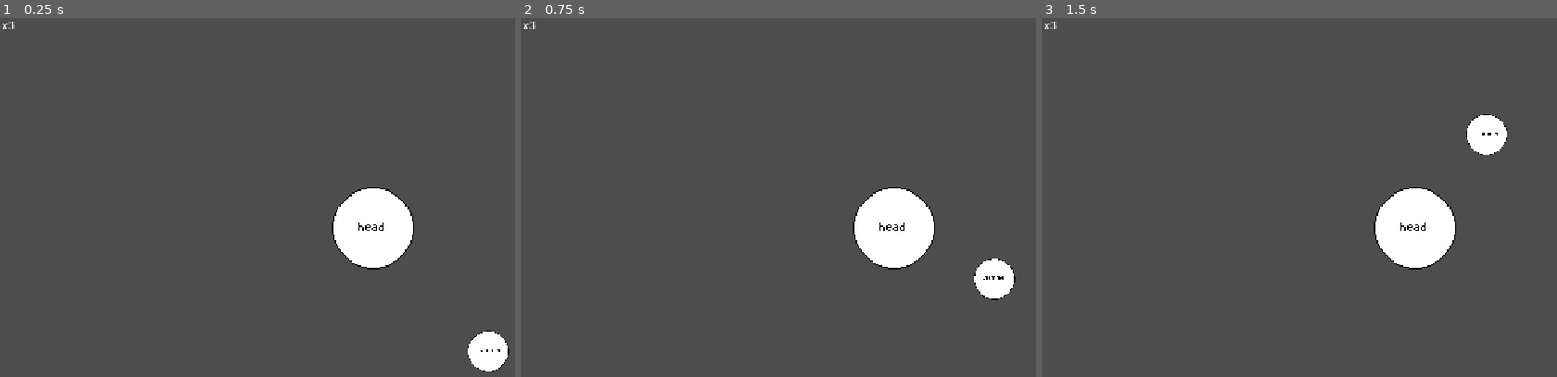
Above: before the commit, frames 1-3 (left to right).
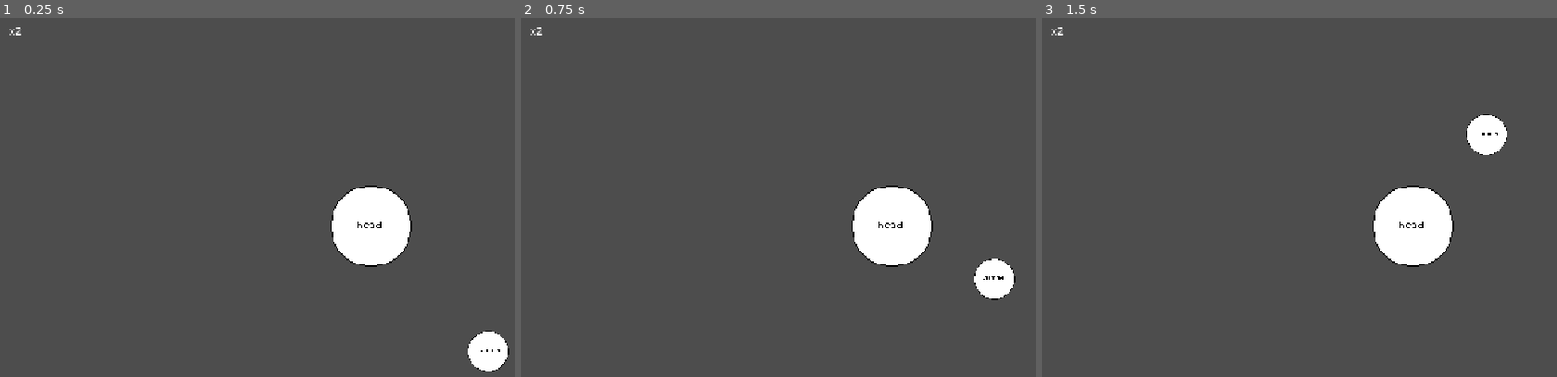
Above: after the commit, the same moments.

Repository: arg-nld/prototype-pogos
Game: Godot game, scene res://Scenes/game.tscn
Two runs of this game, one before a commit and one after it. Both use one fixed random seed, a clock stepped at 60 frames per second and the inputs below. Before the commit the project has no main scene; this scene is started directly in both runs.
Inputs (mouse positions are in pixels of both pictures, inside the frame that each line leads up to):
- Up to frame 1 (0.25 s): no input
- Up to frame 2 (0.75 s): tap Enter at 0.5 s; drag from (1010, 351) to (963, 132) at 0.52 s
- Up to frame 3 (1.5 s): tap Space at 1.25 s; drag from (1263, 247) to (1484, 132) at 1.27 s

The runs differ from the first frame. In frame 1, 0.5% of the frame differs, in the area x 0-81%, y 1-71%; in frame 2, 0.5%; in frame 3, 0.5%.

Commit message:
Igi Bonifacio

Diff:
--- a/Scenes/game.tscn
+++ b/Scenes/game.tscn
@@ -7,6 +7,9 @@
 
 [sub_resource type="RectangleShape2D" id="RectangleShape2D_3owqy"]
 size = Vector2(1152, 650)
+
+[sub_resource type="CircleShape2D" id="CircleShape2D_3owqy"]
+radius = 64.03124
 
 [node name="Game" type="Node2D" unique_id=595261992]
 script = ExtResource("1_ebmjs")
@@ -18,19 +21,26 @@
 shape = SubResource("RectangleShape2D_3owqy")
 
 [node name="Stack" type="Node2D" parent="." unique_id=904475131]
+position = Vector2(579, 325)
 script = ExtResource("2_qxrlw")
 
 [node name="Top Pog" type="Sprite2D" parent="Stack" unique_id=325460625]
-position = Vector2(582, 328)
 scale = Vector2(2, 2)
 texture = ExtResource("3_wrm1d")
 
 [node name="Count" type="Label" parent="Stack" unique_id=2121310578]
-offset_right = 28.0
-offset_bottom = 23.0
+offset_left = -568.0
+offset_top = -316.0
+offset_right = -540.0
+offset_bottom = -293.0
 text = "x20"
 horizontal_alignment = 1
 vertical_alignment = 1
+
+[node name="Area2D" type="Area2D" parent="Stack" unique_id=1877711563]
+
+[node name="CollisionShape2D" type="CollisionShape2D" parent="Stack/Area2D" unique_id=880932706]
+shape = SubResource("CircleShape2D_3owqy")
 
 [node name="Pogs" type="Node2D" parent="." unique_id=484404958]
 
@@ -41,3 +51,5 @@
 position = Vector2(578, 325)
 
 [node name="UI" type="CanvasLayer" parent="." unique_id=1386052376]
+
+[connection signal="area_entered" from="Stack/Area2D" to="Stack" method="_on_area_2d_area_entered"]
--- a/Scenes/pog.tscn
+++ b/Scenes/pog.tscn
@@ -8,6 +8,8 @@
 radius = 63.07139
 
 [node name="Pog" type="RigidBody2D" unique_id=30895922]
+linear_damp = 4.0
+angular_damp = 5.0
 script = ExtResource("1_nidgl")
 
 [node name="Front" type="Sprite2D" parent="." unique_id=2046179558]
--- a/Scenes/slammer.tscn
+++ b/Scenes/slammer.tscn
@@ -3,25 +3,19 @@
 [ext_resource type="Script" uid="uid://dk8u2g4vb5tp5" path="res://Scripts/slammer.gd" id="1_bgsty"]
 [ext_resource type="Texture2D" uid="uid://wgsfvlf8qiyy" path="res://Sprites/slammers.png" id="2_4mpmp"]
 
-[sub_resource type="CircleShape2D" id="CircleShape2D_3owqy"]
-radius = 32.06244
-
 [sub_resource type="CircleShape2D" id="CircleShape2D_8upip"]
 radius = 30.016663
 
-[node name="Slammer" type="CharacterBody2D" unique_id=826291310]
+[node name="Slammer" type="Node2D" unique_id=1571014556]
 script = ExtResource("1_bgsty")
 
 [node name="Sprite2D" type="Sprite2D" parent="." unique_id=285713405]
 texture = ExtResource("2_4mpmp")
 
-[node name="CollisionShape2D" type="CollisionShape2D" parent="." unique_id=1056076994]
-shape = SubResource("CircleShape2D_3owqy")
+[node name="Hitbox" type="Area2D" parent="." unique_id=1716026802]
 
-[node name="Area2D" type="Area2D" parent="." unique_id=1716026802]
-
-[node name="CollisionShape2D" type="CollisionShape2D" parent="Area2D" unique_id=767924154]
+[node name="CollisionShape2D" type="CollisionShape2D" parent="Hitbox" unique_id=767924154]
 shape = SubResource("CircleShape2D_8upip")
 debug_color = Color(0.9779586, 0, 0.40373692, 0.41960785)
 
-[connection signal="input_event" from="Area2D" to="." method="_on_area_2d_input_event"]
+[connection signal="input_event" from="Hitbox" to="." method="_on_area_2d_input_event"]
--- a/Scripts/game.gd
+++ b/Scripts/game.gd
@@ -8,18 +8,23 @@
 var stack_position = Vector2(600, 300)
 
 func _ready():
-	var pog_count = randi_range(1, 10)
+	var pog_count = randi_range(2, 10)
 	stack.set_count(pog_count)
 	#spawn_pogs(pog_count)
 
 func spawn_pogs(pog_count):
 	for i in range(pog_count):
 		var pog = POG.instantiate()
-		var x = randf_range(-5, 5)
-		var y = randf_range(-5, 5)
+		var force = Vector2(randf_range(-250, 250), randf_range(-250, 250))
+		var offset = Vector2(randf_range(-3, 3), randf_range(-3, 3))
 
-		pog.position = stack_position + Vector2(x, y)
+		pog.position = stack_position + offset
 		pog.rotation_degrees = randf_range(0, 360)
-		pog.z_index = i
 
 		pogs.add_child(pog)
+
+		pog.apply_central_impulse(force)
+		pog.angular_velocity = randf_range(-8, 8)
+
+		if randf() < .4:
+			pog.flip()
--- a/Scripts/pog.gd
+++ b/Scripts/pog.gd
@@ -4,7 +4,34 @@
 @onready var back: Sprite2D = $Back
 
 var face_up = true
+var spin_speed = .05
 
 func _ready():
 	front.visible = true
 	back.visible = false
+
+func flip():
+	var tween = create_tween()
+	tween.set_loops(randi_range(3, 6))
+
+	if face_up:
+		tween.tween_property(front, "scale", Vector2(1, 0), spin_speed)
+
+		tween.tween_callback(func():
+			front.visible = false
+			back.visible = true
+		)
+
+		tween.tween_property(back, "scale", Vector2(1, 1), spin_speed)
+	else:
+		tween.tween_property(back, "scale", Vector2(1, 0), spin_speed)
+
+		tween.tween_callback(func():
+			back.visible = false
+			front.visible = true
+		)
+
+		tween.tween_property(front, "scale", Vector2(1, 1), spin_speed)
+
+	await tween.finished
+	face_up = !face_up
--- a/Scripts/slammer.gd
+++ b/Scripts/slammer.gd
@@ -1,4 +1,4 @@
-extends CharacterBody2D
+extends Node2D
 
 var drag = false
 
--- a/Scripts/stack.gd
+++ b/Scripts/stack.gd
@@ -3,6 +3,7 @@
 @onready var count: Label = $Count
 
 var pog_count = 0
+var hit = false
 
 func _ready():
 	update_count()
@@ -16,3 +17,12 @@
 
 func remove_stack():
 	hide()
+
+func _on_area_2d_area_entered(area: Area2D) -> void:
+	if hit:
+		return
+
+	if area.name == "Hitbox":
+		hit = true
+		hide()
+		get_parent().call_deferred("spawn_pogs", pog_count)
--- a/project.godot
+++ b/project.godot
@@ -11,6 +11,7 @@
 [application]
 
 config/name="Prototype Pogos"
+run/main_scene="uid://evqhvvjghmi8"
 config/features=PackedStringArray("4.7", "Forward Plus")
 config/icon="res://icon.svg"
 
